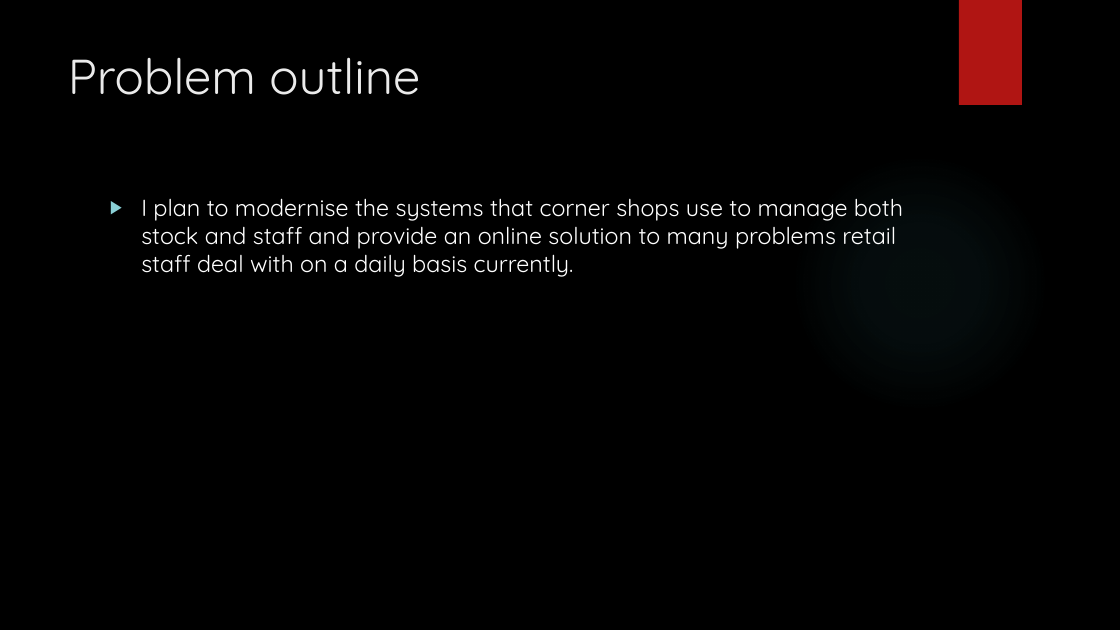
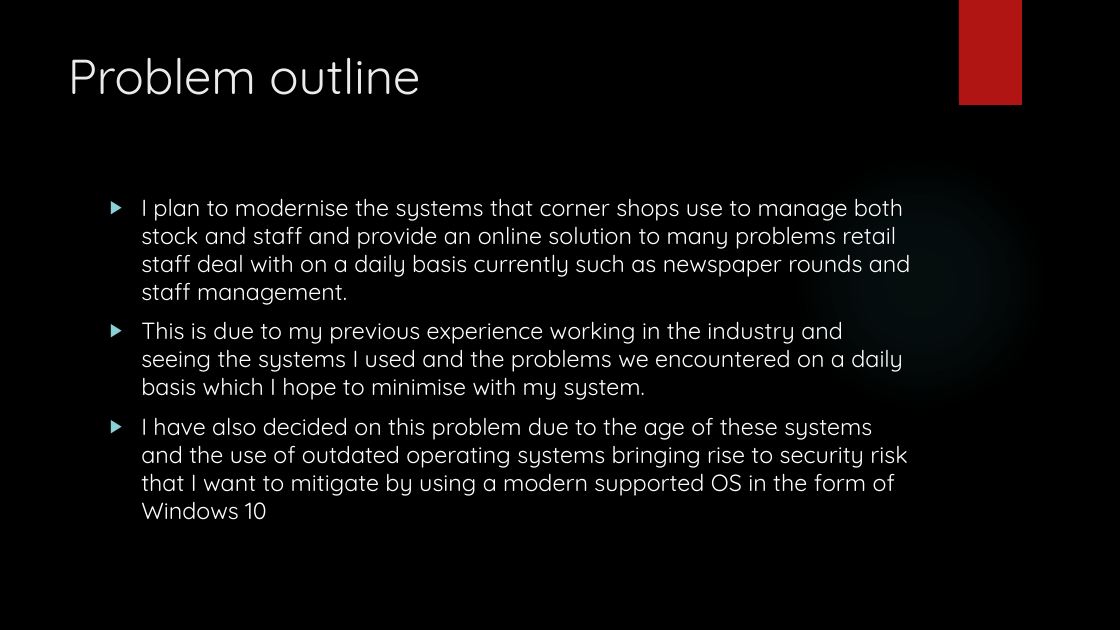
Before and after one commit to wbutler99/PRCO304, a slide deck: slide 2 of Documents/Corner shop Specialist Pitch.pptx. Drawn at 1120x630 pixels with LibreOffice and Linux fonts; fonts in the diff are those of the drawing; background and template pictures are left out. Boxes give left, top, right and bottom in pixels: in the first picture for what was removed or moved away, otherwise in the second. Text is boxed around its words. In the diff, an @@ line names an element or a change of style, - is before the commit and + after.

```diff
--- a/Documents/Corner shop Specialist Pitch.pptx
+++ b/Documents/Corner shop Specialist Pitch.pptx
@@ text at (x1=141, y1=198, x2=911, y2=520): text changed @@
-▶ I plan to modernise the systems that corner shops use to manage both stock and staff and provide an online solution to many problems retail staff deal with on a daily basis currently.
+▶ I plan to modernise the systems that corner shops use to manage both stock and staff and provide an online solution to many problems retail staff deal with on a daily basis currently such as newspaper rounds and staff management.
+▶ This is due to my previous experience working in the industry and seeing the systems I used and the problems we encountered on a daily basis which I hope to minimise with my system.
+▶ I have also decided on this problem due to the age of these systems and the use of outdated operating systems bringing rise to security risk that I want to mitigate by using a modern supported OS in the form of Windows 10
```
Also in this commit, not shown: 1 other slide changed, 1 slide added, 1 slide removed.
